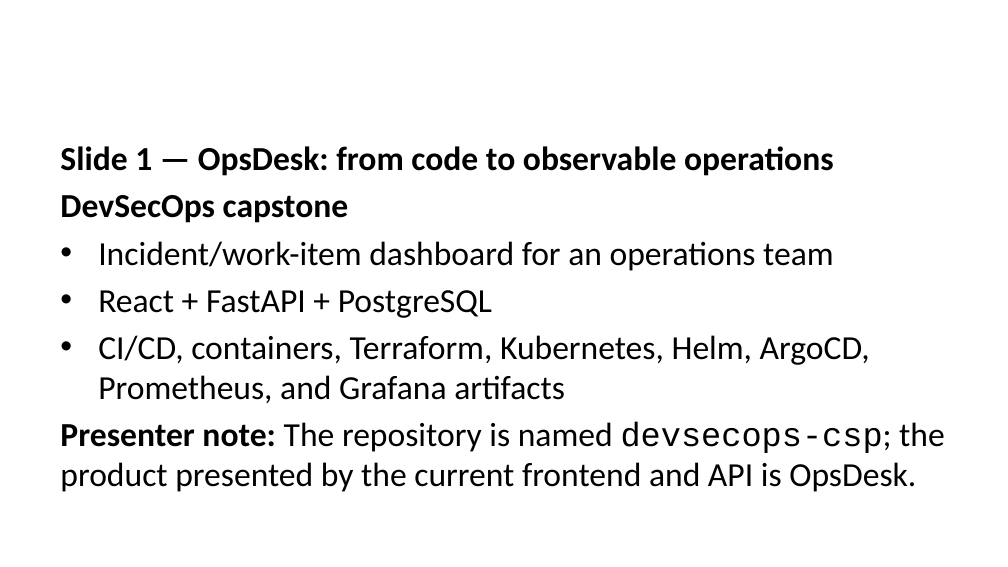
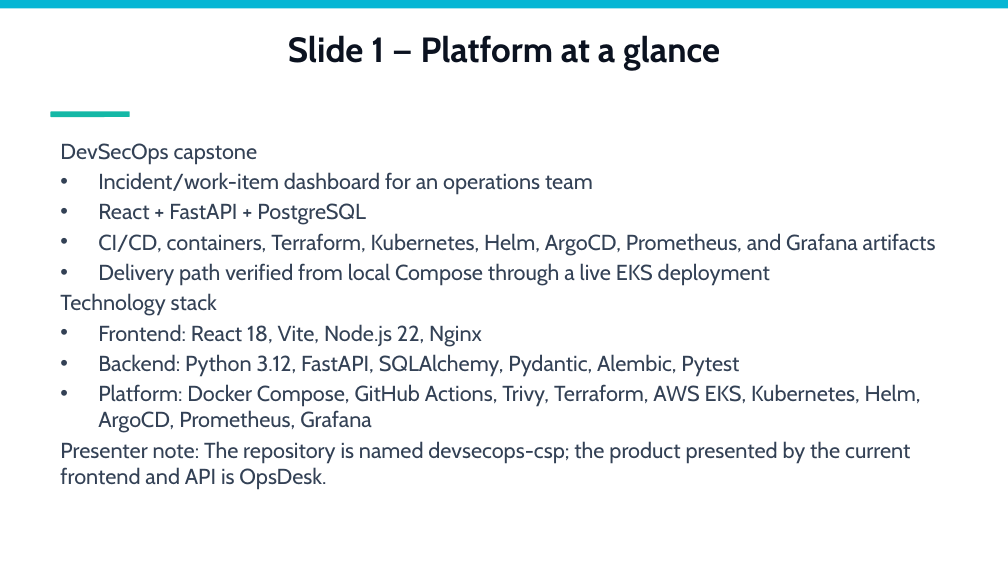
Before and after one commit to Akarsh1196/devsecops-csp, a slide deck: slide 2 of demo/presentation.pptx. Drawn at 1008x567 pixels with LibreOffice and Linux fonts; fonts in the diff are those of the drawing. Boxes give left, top, right and bottom in pixels: in the first picture for what was removed or moved away, otherwise in the second. Text is boxed around its words. In the diff, an @@ line names an element or a change of style, - is before the commit and + after.

```diff
--- a/demo/presentation.pptx
+++ b/demo/presentation.pptx
@@ background #FFFFFF to #F8FAFC @@
@@ rectangle added at (0,0,1008,8), fill #06B6D4 @@
@@ title added at (288,35,720,71), 25 pt, text #0B1220, bold @@
+Slide 1 — Platform at a glance
@@ rounded rectangle added at (50,111,130,117), fill #14B8A6 @@
@@ text at (60,146,834,176): paragraph removed @@
-Slide 1 — OpsDesk: from code to observable operations
@@ text at (60,143,936,489): size 24 to 15.5 pt, font Calibri to Cabin, text colour #000000 to #334155 in "DevSecOps capstone", "Incident/work-item dashboard for an operations team", "React + FastAPI + PostgreSQL", "CI/CD, containers, Terraform, Kubernetes, Helm, ArgoCD, Prom ..." and 1 more places; bold off in "DevSecOps capstone", "Presenter note:"; font Courier New to Cabin in "devsecops-csp;"; less space between paragraphs @@
@@ text at (60,263,921,433): paragraphs added @@
+• Delivery path verified from local Compose through a live EKS deployment
+Technology stack
+• Frontend: React 18, Vite, Node.js 22, Nginx
+• Backend: Python 3.12, FastAPI, SQLAlchemy, Pydantic, Alembic, Pytest
+• Platform: Docker Compose, GitHub Actions, Trivy, Terraform, AWS EKS, Kubernetes, Helm, ArgoCD, Prometheus, Grafana
```
Also in this commit, not shown: 10 other slides changed, 1 slide added, 1 slide removed, 3 other files.
